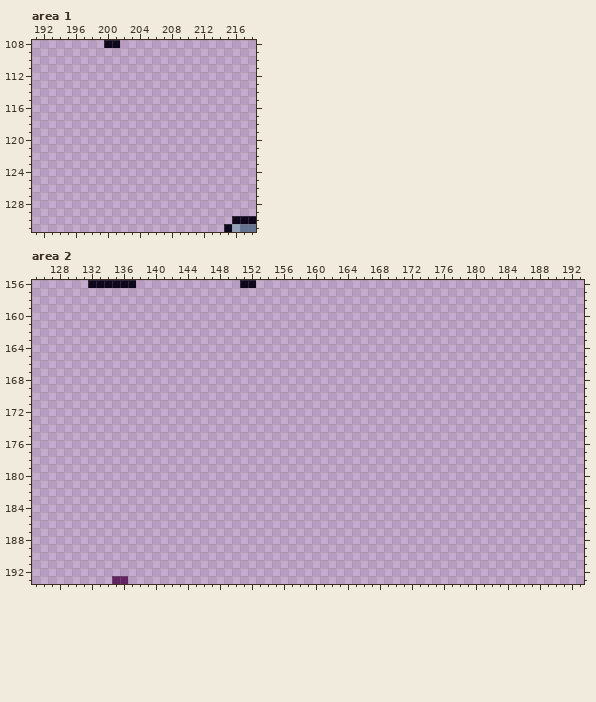
File history of a pixel-art file, core/assets/ase/item_sliced.ase. The picture above is the old version.
256x256 pixels, 1 frame. Shown: area 1: x 191..218, y 108..131; area 2: x 125..193, y 156..193.
Now the later version:
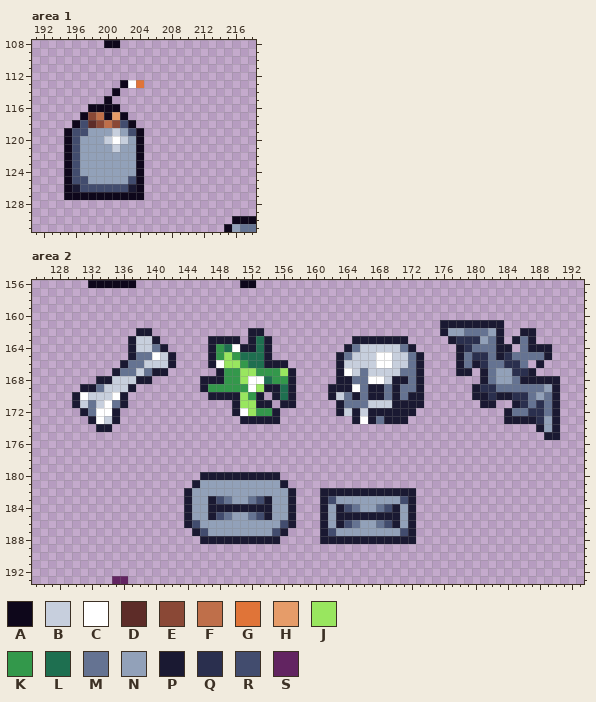
Palette (. is transparent): A #0e071b  B #c7cfdd  C #ffffff  D #5d2c28  E #8a4836  F #bf6f4a  G #e07438  H #e69c69  J #99e65f  K #33984b  L #1e6f50  M #657392  N #92a1b9  P #1a1932  Q #2a2f4e  R #424c6e  S #622461
Change:
Changed rows in their new state; - is an unchanged pixel.
Area 1:
first column x 195:
113 -------ACG
114 ------A---
115 -----A----
116 ---AAAA---
117 --AEFAHA--
118 -ARDEFERA-
119 ARRNNNBNRA
120 ARNNNBCBNA
121 ARNNNNBNNA
122 ARNNNNNNNA
123 ARNNNNNNNA
124 ARNNNNNNNA
125 ARRNNNNNRA
126 APRRRRRRPA
127 AAAAAAAAAA
Area 2:
first column x 130:
161 ----------------------------------------------PPPPPPPP-------
162 --------PP------------PP----------------------PNNMMMNP--PP---
163 -------PBBP------PPPP-PLP----------PPPPPPP-----PQQQNMP-PMP---
164 -------PBBMP-----PKLCPPLP---------PMBBBBBMP-----PQMMMPP-MPPP-
165 -------PMMCBP----PKJKLLLP--------PMBBBCCBBMP----PMQQMPQMMMMP-
166 ------PMMBBBP----PCJJKLLPPP------PBBBBCCBBMP----PMPQMMQQM-P--
167 -----PMMBMPP------PKKJJKKKJP-----PCBMBBBBMMP----PP-PMNNQQP---
168 ---PPBBBPP------PPPKKJCCLKKP-----PPMMCCBPPMP-------PMNNMPPPPP
169 -PPMBBBP--------PKKKKKCJPPLP----PPPCMPPMPMMP------PQQMMMMMMNP
170 PCBBBCP----------PPPPJKP-PLP----PBMPMPPMPMPP------PPQPPQQMNMP
171 PBMBCMP-------------PJJPP-PP-----PMMMBBBPPPP-------PP--PQMQMP
172 -PMCCP--------------PCJKKP-------PBPBPPPPPP-----------PMMQQMP
173 --PCBP---------------PPPPP---------PCPMPPP------------PPPPQNP
174 ---PP-----------------------------------------------------PNP
175 -----------------------------------------------------------PP
first column x 144:
180 --PPPPPPPPPP-----------------
181 -PNNNNNNNNNNP----------------
182 PNNNNNNNNNNNNP---PPPPPPPPPPPP
183 PNNPRMNNMRPNNP---PRNNNNNNNNRP
184 PNNPPPPPPPPNNP---PNPRMNNMRPNP
185 PNNPRMNNMRPNNP---PNPPPPPPPPNP
186 PRNNNNNNNNNNRP---PNPRMNNMRPNP
187 -PRNNNNNNNNRP----PRNNNNNNNNRP
188 --PPPPPPPPPP-----PPPPPPPPPPPP
Boxes around the changes in both pictures, in picture pixels (x1, y1, x2, y2):
added: (64, 80, 144, 200)
added: (328, 320, 560, 440)
added: (72, 328, 176, 432)
added: (200, 328, 296, 424)
added: (184, 472, 296, 544)
added: (320, 488, 416, 544)
